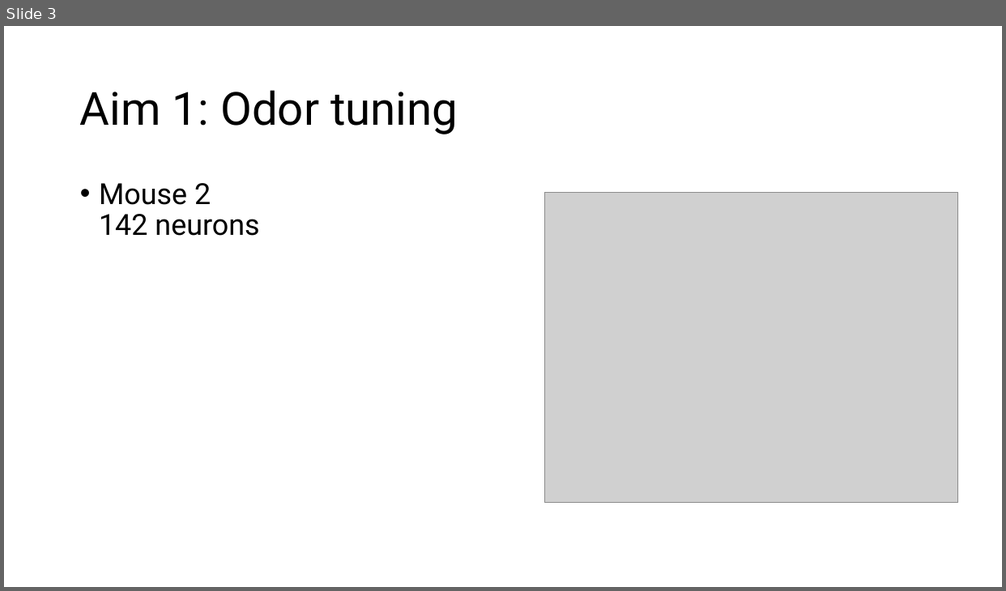
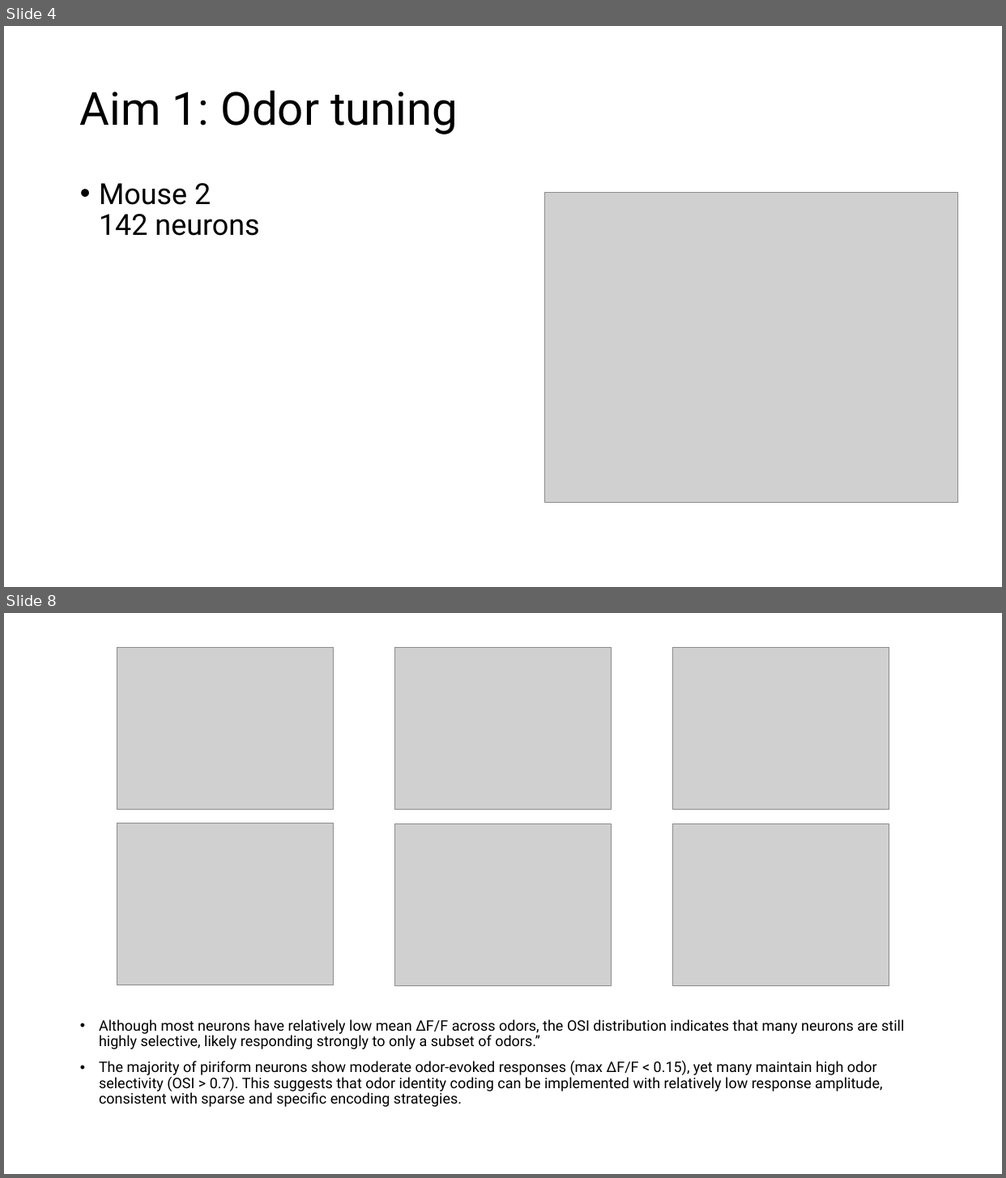
Before and after one commit to ChuehSY/NeuralSysTechProj, a slide deck: Presentation1.pptx. Shown one above the other, each under a label of ours: slide 3 before the commit, slides 4 and 8 after it; the slides between them are not shown. The pictures are 1006x591 and 1006x1178 pixels, drawn with LibreOffice and Linux fonts; fonts in the diff are those of the drawing; grey boxes stand for pictures. Boxes give left, top, right and bottom in pixels: in the first picture for what was removed or moved away, otherwise in the second. Text is boxed around its words. In the diff, an @@ line names an element or a change of style, - is before the commit and + after.

```diff
--- a/Presentation1.pptx
+++ b/Presentation1.pptx
@@ slide 8 added at <box>4,613,1002,1174</box>, background #FFFFFF @@
@@ picture added at <box>117,648,334,810</box> @@
@@ picture added at <box>394,648,612,810</box> @@
@@ picture added at <box>673,648,889,810</box> @@
@@ picture added at <box>117,823,334,985</box> @@
@@ picture added at <box>394,824,612,986</box> @@
@@ picture added at <box>673,824,889,986</box> @@
@@ text added at <box>99,1020,904,1107</box>, 14 pt, text #000000 @@
+• Although most neurons have relatively low mean ΔF/F across odors, the OSI distribution indicates that many neurons are still highly selective, likely responding strongly to only a subset of odors.”
+• The majority of piriform neurons show moderate odor-evoked responses (max ΔF/F < 0.15), yet many maintain high odor selectivity (OSI > 0.7). This suggests that odor identity coding can be implemented with relatively low response amplitude, consistent with sparse and specific encoding strategies.
@@ what was slide 3 is now slide 4 @@
```
Also in this commit, not shown: 1 slide changed, 8 other slides added, 1 slide removed, 1 other file.
